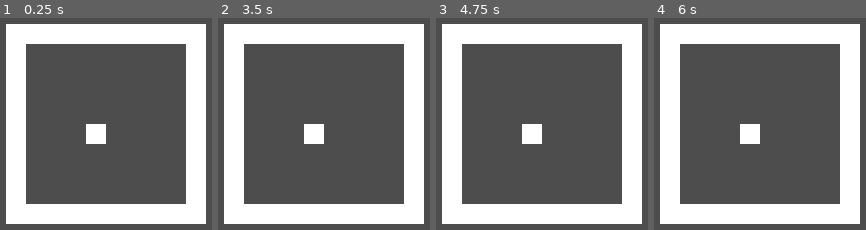
Above: before the commit, frames 1-4 (left to right).
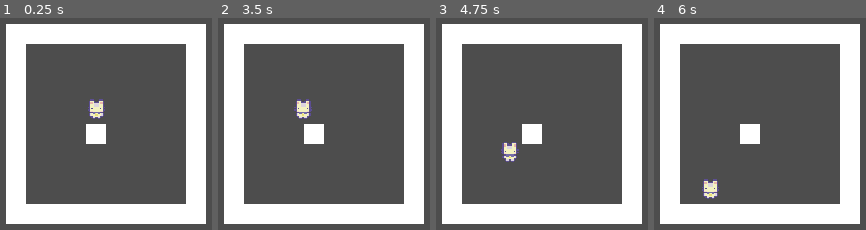
Above: after the commit, the same moments.

Repository: btoosey/project-coffee
Game: Godot game, scene res://scenes/main/main.tscn
Two runs of this game, one before a commit and one after it. Both use one fixed random seed, a clock stepped at 60 frames per second and the inputs below.
Inputs (mouse positions are in pixels of both pictures, inside the frame that each line leads up to):
- Up to frame 1 (0.25 s): no input
- Up to frame 2 (3.5 s): tap Enter at 0.5, 2 s; move the mouse to (outside the picture) at 0.52 s; press the mouse at (outside the picture) at 0.53 s; tap Space at 1.25, 2.75 s; move the mouse to (outside the picture) at 1.27 s; release the mouse at (outside the picture) at 1.28 s; click (outside the picture) at 1.35 s; move the mouse to (404, 30) at 2.02 s; press the mouse at (404, 30) at 2.03 s; move the mouse to (283, 219) at 2.77 s; release the mouse at (283, 219) at 2.78 s; click (283, 219) at 2.85 s
- Up to frame 3 (4.75 s): move the mouse to (outside the picture) at 3.52 s; press the mouse at (outside the picture) at 3.53 s; move the mouse to (outside the picture) at 4.27 s; release the mouse at (outside the picture) at 4.28 s; click (outside the picture) at 4.35 s
- Up to frame 4 (6 s): move the mouse to (800, 128) at 5.02 s; press the mouse at (800, 128) at 5.03 s; tap Enter at 5.75 s; move the mouse to (outside the picture) at 5.77 s; release the mouse at (outside the picture) at 5.78 s; click (outside the picture) at 5.85 s

The runs differ from the first frame. In frame 1, 0.6% of the frame differs, in the area x 41-50%, y 38-48%; in frame 2, 0.6%, in the area x 35-45%, y 38-48%; in frame 3, 0.6%; in frame 4, 0.6%.

Commit message:
ADD: character base
Components allow for movement using A* (currently randomised), and the ability to hover/focus.

Diff:
--- a/project.godot
+++ b/project.godot
@@ -14,6 +14,10 @@
 run/main_scene="uid://ojp87xwddiij"
 config/features=PackedStringArray("4.4", "Forward Plus")
 config/icon="res://assets/icon/icon.svg"
+
+[autoload]
+
+Globals="*res://scripts/autoloads/globals.gd"
 
 [display]
 
@@ -33,6 +37,14 @@
 "res://scripts/": "blue"
 }
 
+[input]
+
+character_focus_toggle={
+"deadzone": 0.2,
+"events": [Object(InputEventMouseButton,"resource_local_to_scene":false,"resource_name":"","device":-1,"window_id":0,"alt_pressed":false,"shift_pressed":false,"ctrl_pressed":false,"meta_pressed":false,"button_mask":1,"position":Vector2(556, 11),"global_position":Vector2(565, 59),"factor":1.0,"button_index":1,"canceled":false,"pressed":true,"double_click":false,"script":null)
+]
+}
+
 [rendering]
 
 textures/canvas_textures/default_texture_filter=0
--- /dev/null
+++ b/resources/shaders/outline_highlighter.gdshader
@@ -0,0 +1,19 @@
+// source: https://godotshaders.com/shader/canvas-group-outline/
+shader_type canvas_item;
+
+uniform vec3 line_color: source_color = vec3(1.0);
+uniform int line_thickness: hint_range(0, 10) = 0;
+uniform sampler2D screen_texture : hint_screen_texture, repeat_disable, filter_nearest;
+
+void fragment() {
+	vec2 size = SCREEN_PIXEL_SIZE * float(line_thickness);
+	float line_alpha = 0.0;
+	for (float i = -size.x; i <= size.x; i += SCREEN_PIXEL_SIZE.x) {
+		for (float j = -size.y; j <= size.y; j += SCREEN_PIXEL_SIZE.y) {
+			line_alpha += texture(screen_texture, SCREEN_UV + vec2(i, j)).a;
+		}
+	}
+	vec4 colour = texture(screen_texture, SCREEN_UV);
+	vec4 outline = vec4(line_color, min(line_alpha, 1.0));
+	COLOR *= mix(outline, colour, colour.a);
+}
--- /dev/null
+++ b/scenes/character/base/character_base.tscn
@@ -0,0 +1,80 @@
+[gd_scene load_steps=11 format=3 uid="uid://d16s4bnnn4ana"]
+
+[ext_resource type="Script" uid="uid://dnyxjokln0ixb" path="res://scripts/components/character/a_star_pathfinder_component.gd" id="1_4u6nk"]
+[ext_resource type="Texture2D" uid="uid://cjkk01jk25wv8" path="res://assets/sprites/spritesheets/character/base/placeholder_player_spritesheet.png" id="1_lc1d0"]
+[ext_resource type="Script" uid="uid://dqs67ka0cxq12" path="res://scripts/components/character/velocity_component.gd" id="2_78gsm"]
+[ext_resource type="Script" uid="uid://beuaocx1snkqw" path="res://scripts/components/character/movement_component/movement_component.gd" id="3_03fy3"]
+[ext_resource type="Script" uid="uid://cvfmwqaqhg88q" path="res://scripts/components/outline_highlighter.gd" id="4_g5fk4"]
+[ext_resource type="Shader" uid="uid://c4oea7qk6fprd" path="res://resources/shaders/outline_highlighter.gdshader" id="5_3etf4"]
+[ext_resource type="Script" uid="uid://bx7ddmfcufuyi" path="res://scripts/components/hover_component.gd" id="5_egk7c"]
+[ext_resource type="Script" uid="uid://obnnxh2qjhao" path="res://scripts/components/focus_component.gd" id="6_jiyuo"]
+
+[sub_resource type="RectangleShape2D" id="RectangleShape2D_egk7c"]
+size = Vector2(12, 14)
+
+[sub_resource type="ShaderMaterial" id="ShaderMaterial_jiyuo"]
+resource_local_to_scene = true
+shader = ExtResource("5_3etf4")
+shader_parameter/line_color = Color(1, 1, 1, 1)
+shader_parameter/line_thickness = 0
+
+[node name="CharacterBase" type="Node2D"]
+
+[node name="AStarPathfinderComponent" type="Node" parent="." node_paths=PackedStringArray("character", "visual_path_line2D", "velocity_component")]
+script = ExtResource("1_4u6nk")
+character = NodePath("..")
+visual_path_line2D = NodePath("Line2D")
+velocity_component = NodePath("../VelocityComponent")
+
+[node name="Line2D" type="Line2D" parent="AStarPathfinderComponent"]
+width = 2.0
+default_color = Color(1, 1, 1, 0.235294)
+
+[node name="TargetTimer" type="Timer" parent="AStarPathfinderComponent"]
+
+[node name="VelocityComponent" type="Node" parent="."]
+script = ExtResource("2_78gsm")
+
+[node name="MovementComponent" type="Node" parent="." node_paths=PackedStringArray("character", "velocity_component", "pathfinder_component")]
+script = ExtResource("3_03fy3")
+character = NodePath("..")
+velocity_component = NodePath("../VelocityComponent")
+pathfinder_component = NodePath("../AStarPathfinderComponent")
+
+[node name="OutlineHighlighter" type="Node" parent="." node_paths=PackedStringArray("visuals")]
+script = ExtResource("4_g5fk4")
+visuals = NodePath("../Visuals")
+outline_color = Color(1, 1, 1, 1)
+outline_thickness = 1
+
+[node name="HoverComponent" type="Node2D" parent="." node_paths=PackedStringArray("outline_highlighter", "focus_component")]
+script = ExtResource("5_egk7c")
+outline_highlighter = NodePath("../OutlineHighlighter")
+focus_component = NodePath("../FocusComponent")
+
+[node name="HoverArea" type="Area2D" parent="HoverComponent"]
+collision_mask = 0
+
+[node name="CollisionShape2D" type="CollisionShape2D" parent="HoverComponent/HoverArea"]
+position = Vector2(0, -4)
+shape = SubResource("RectangleShape2D_egk7c")
+
+[node name="FocusComponent" type="Node" parent="." node_paths=PackedStringArray("target", "hover_component", "outline_highlighter", "pathfinder_component")]
+script = ExtResource("6_jiyuo")
+target = NodePath("..")
+hover_component = NodePath("../HoverComponent")
+outline_highlighter = NodePath("../OutlineHighlighter")
+pathfinder_component = NodePath("../AStarPathfinderComponent")
+
+[node name="Visuals" type="CanvasGroup" parent="."]
+z_index = 1
+material = SubResource("ShaderMaterial_jiyuo")
+
+[node name="Sprite2D" type="Sprite2D" parent="Visuals"]
+position = Vector2(0, -4)
+texture = ExtResource("1_lc1d0")
+region_enabled = true
+region_rect = Rect2(16, 16, 16, 16)
+
+[connection signal="mouse_entered" from="HoverComponent/HoverArea" to="HoverComponent" method="_on_hover_area_mouse_entered"]
+[connection signal="mouse_exited" from="HoverComponent/HoverArea" to="HoverComponent" method="_on_hover_area_mouse_exited"]
--- a/scenes/main/main.tscn
+++ b/scenes/main/main.tscn
@@ -1,6 +1,8 @@
-[gd_scene load_steps=4 format=4 uid="uid://ojp87xwddiij"]
+[gd_scene load_steps=7 format=4 uid="uid://ojp87xwddiij"]
 
 [ext_resource type="Texture2D" uid="uid://6ehxehli6saf" path="res://assets/sprites/tilemaps/walls/placeholder_wall.png" id="1_hyk8p"]
+[ext_resource type="PackedScene" uid="uid://d16s4bnnn4ana" path="res://scenes/character/base/character_base.tscn" id="2_iuonh"]
+[ext_resource type="Shader" uid="uid://c4oea7qk6fprd" path="res://resources/shaders/outline_highlighter.gdshader" id="3_k2fmo"]
 
 [sub_resource type="TileSetAtlasSource" id="TileSetAtlasSource_iuonh"]
 texture = ExtResource("1_hyk8p")
@@ -12,8 +14,35 @@
 custom_data_layer_0/type = 4
 sources/0 = SubResource("TileSetAtlasSource_iuonh")
 
+[sub_resource type="ShaderMaterial" id="ShaderMaterial_l3cfh"]
+resource_local_to_scene = true
+shader = ExtResource("3_k2fmo")
+shader_parameter/line_color = Color(1, 1, 1, 1)
+shader_parameter/line_thickness = 0
+
 [node name="Main" type="Node"]
 
 [node name="TileMapLayer" type="TileMapLayer" parent="."]
 tile_map_data = PackedByteArray("AAAXAA8AAAAAAAAAAAAPAAYAAAAAAAAAAAAQAAYAAAAAAAAAAAARAAYAAAAAAAAAAAASAAYAAAAAAAAAAAATAA …(512 unchanged characters)…
 tile_set = SubResource("TileSet_k2fmo")
+
+[node name="CharacterBase" parent="." instance=ExtResource("2_iuonh")]
+position = Vector2(312, 168)
+
+[node name="AStarPathfinderComponent" parent="CharacterBase" index="0" node_paths=PackedStringArray("tilemap_layer_walls")]
+tilemap_layer_walls = NodePath("../../TileMapLayer")
+
+[node name="Line2D" parent="CharacterBase/AStarPathfinderComponent" index="0"]
+default_color = Color(1, 1, 1, 0)
+
+[node name="TargetTimer" parent="CharacterBase/AStarPathfinderComponent" index="1"]
+wait_time = 3.0
+
+[node name="VelocityComponent" parent="CharacterBase" index="1"]
+max_speed = 34.0
+acceleration = 1.2
+
+[node name="Visuals" parent="CharacterBase" index="6"]
+material = SubResource("ShaderMaterial_l3cfh")
+
+[editable path="CharacterBase"]
--- /dev/null
+++ b/scripts/autoloads/globals.gd
@@ -0,0 +1,4 @@
+extends Node
+
+const TILE_SIZE: int = 16
+const HALF_TILE_SIZE: int = 8
--- /dev/null
+++ b/scripts/components/character/a_star_pathfinder_component.gd
@@ -0,0 +1,60 @@
+class_name AStarPathfinderComponent
+extends Node
+
+signal character_to_target_path_acquired(path)
+
+const line_color: Color = Color8(255, 255, 255, 60)
+
+@export var tilemap_layer_walls: TileMapLayer = null
+@export var character: Node2D = null
+@export var visual_path_line2D: Line2D = null
+@export var velocity_component: VelocityComponent = null
+
+@onready var target_timer: Timer = $TargetTimer
+
+var pathfinding_grid: AStarGrid2D = AStarGrid2D.new()
+var path_to_target: Array = []
+var target_tile: Vector2i
+
+
+func _ready() -> void:
+	visual_path_line2D.global_position = Vector2(Globals.HALF_TILE_SIZE, Globals.HALF_TILE_SIZE)
+
+	target_timer.timeout.connect(_on_target_timer_timeout)
+
+	pathfinding_grid.region = tilemap_layer_walls.get_used_rect()
+	pathfinding_grid.cell_size = Vector2(Globals.TILE_SIZE, Globals.TILE_SIZE)
+	pathfinding_grid.diagonal_mode = AStarGrid2D.DIAGONAL_MODE_ONLY_IF_NO_OBSTACLES
+	pathfinding_grid.update()
+
+#TODO Currently all cells are being set as solid, may want to allow different tile types to be negated from this list
+	for cell in tilemap_layer_walls.get_used_cells():
+		pathfinding_grid.set_point_solid(cell, true)
+
+	target_timer.start()
+
+
+func _establish_path_to_target() -> void:
+	path_to_target = pathfinding_grid.get_point_path(character.global_position / Globals.TILE_SIZE, target_tile, true)
+	visual_path_line2D.points = path_to_target
+
+	if path_to_target.size() >= 1:
+		visual_path_line2D.points = path_to_target
+		path_to_target.remove_at(0)
+
+	character_to_target_path_acquired.emit(path_to_target)
+
+
+func _on_target_timer_timeout() -> void:
+	_select_character_target()
+	_establish_path_to_target()
+
+
+func _select_character_target() -> void:
+	var x = randi_range(pathfinding_grid.region.position.x, pathfinding_grid.region.size.x + pathfinding_grid.region.position.x - 1)
+	var y = randi_range(pathfinding_grid.region.position.y, pathfinding_grid.region.size.y + pathfinding_grid.region.position.y - 1)
+
+	if tilemap_layer_walls.get_used_cells().has(Vector2i(x, y)):
+		_select_character_target()
+
+	target_tile = Vector2(x, y)
--- /dev/null
+++ b/scripts/components/character/movement_component/movement_component.gd
@@ -0,0 +1,43 @@
+extends Node
+
+@export var character: Node2D = null
+@export var velocity_component: VelocityComponent = null
+@export var pathfinder_component: AStarPathfinderComponent = null
+
+var can_move: bool = false
+var path_to_target: Array = []
+
+
+func _ready() -> void:
+	pathfinder_component.character_to_target_path_acquired.connect(_on_path_acquired)
+
+
+func _process(delta: float) -> void:
+	if !can_move:
+		return
+
+	velocity_component.current_speed += velocity_component.acceleration
+	velocity_component.current_speed = clamp(velocity_component.current_speed, 0, velocity_component.max_speed)
+
+	var target_position = path_to_target.front() + Vector2(Globals.HALF_TILE_SIZE, Globals.HALF_TILE_SIZE)
+	character.global_position = character.global_position.move_toward(target_position, velocity_component.current_speed * delta)
+
+	if character.global_position == target_position:
+		path_to_target.pop_front()
+
+	if path_to_target.is_empty():
+		can_move = false
+		velocity_component.current_speed = 0
+
+
+func _on_path_acquired(path) -> void:
+		_allow_movement(path)
+
+
+func _allow_movement(path: Array) -> void:
+	if path.is_empty():
+		return
+	else:
+		path_to_target = path
+
+	can_move = true
--- /dev/null
+++ b/scripts/components/character/velocity_component.gd
@@ -0,0 +1,7 @@
+class_name VelocityComponent
+extends Node
+
+@export var max_speed: float
+@export var acceleration: float
+
+var current_speed: float
--- /dev/null
+++ b/scripts/components/focus_component.gd
@@ -0,0 +1,33 @@
+class_name FocusComponent
+extends Node
+
+@export var target: Node2D = null
+@export var hover_component: HoverComponent = null
+@export var outline_highlighter: OutlineHighlighter = null
+@export var pathfinder_component: AStarPathfinderComponent = null
+
+var is_focused: bool = false
+
+
+func _input(event: InputEvent) -> void:
+	if event.is_action_pressed("character_focus_toggle") && hover_component.is_hovered:
+		_clear_focused_characters_group()
+		target.add_to_group("focused_characters")
+		is_focused = true
+		outline_highlighter.highlight()
+
+		if pathfinder_component:
+			pathfinder_component.visual_path_line2D.default_color = pathfinder_component.line_color
+
+	if event.is_action_pressed("character_focus_toggle") && !hover_component.is_hovered:
+		_clear_focused_characters_group()
+		is_focused = false
+		outline_highlighter.clear_highlight()
+
+		if pathfinder_component:
+			pathfinder_component.visual_path_line2D.default_color = Color.TRANSPARENT
+
+
+func _clear_focused_characters_group() -> void:
+	for characters in get_tree().get_nodes_in_group("focused_characters"):
+		characters.remove_from_group("focused_characters")
--- /dev/null
+++ b/scripts/components/hover_component.gd
@@ -0,0 +1,25 @@
+class_name HoverComponent
+extends Node
+
+@export var outline_highlighter: OutlineHighlighter = null
+@export var focus_component: FocusComponent = null
+
+var is_hovered: bool = false
+
+
+func _on_hover_area_mouse_entered() -> void:
+	is_hovered = true
+
+	if outline_highlighter:
+		outline_highlighter.highlight()
+
+
+func _on_hover_area_mouse_exited() -> void:
+
+	is_hovered = false
+
+	if focus_component && focus_component.is_focused:
+		return
+
+	if outline_highlighter:
+		outline_highlighter.clear_highlight()
--- /dev/null
+++ b/scripts/components/outline_highlighter.gd
@@ -0,0 +1,18 @@
+class_name OutlineHighlighter
+extends Node
+
+@export var visuals: CanvasGroup = null
+@export var outline_color: Color
+@export_range(0, 10) var outline_thickness: int
+
+
+func _ready() -> void:
+	visuals.material.set_shader_parameter("line_color", outline_color)
+
+
+func clear_highlight() -> void:
+	visuals.material.set_shader_parameter("line_thickness", 0)
+
+
+func highlight() -> void:
+	visuals.material.set_shader_parameter("line_thickness", outline_thickness)
Binary file added: assets/sprites/spritesheets/character/base/placeholder_player_spritesheet.png
Not shown, added: assets/sprites/spritesheets/character/base/placeholder_player_spritesheet.png.import
Not shown, added: resources/shaders/outline_highlighter.gdshader.uid
Not shown, added: scripts/autoloads/globals.gd.uid
Not shown, added: scripts/components/character/a_star_pathfinder_component.gd.uid
Not shown, added: scripts/components/character/movement_component/movement_component.gd.uid
Not shown, added: scripts/components/character/velocity_component.gd.uid
Not shown, added: scripts/components/focus_component.gd.uid
Not shown, added: scripts/components/hover_component.gd.uid
Not shown, added: scripts/components/outline_highlighter.gd.uid
